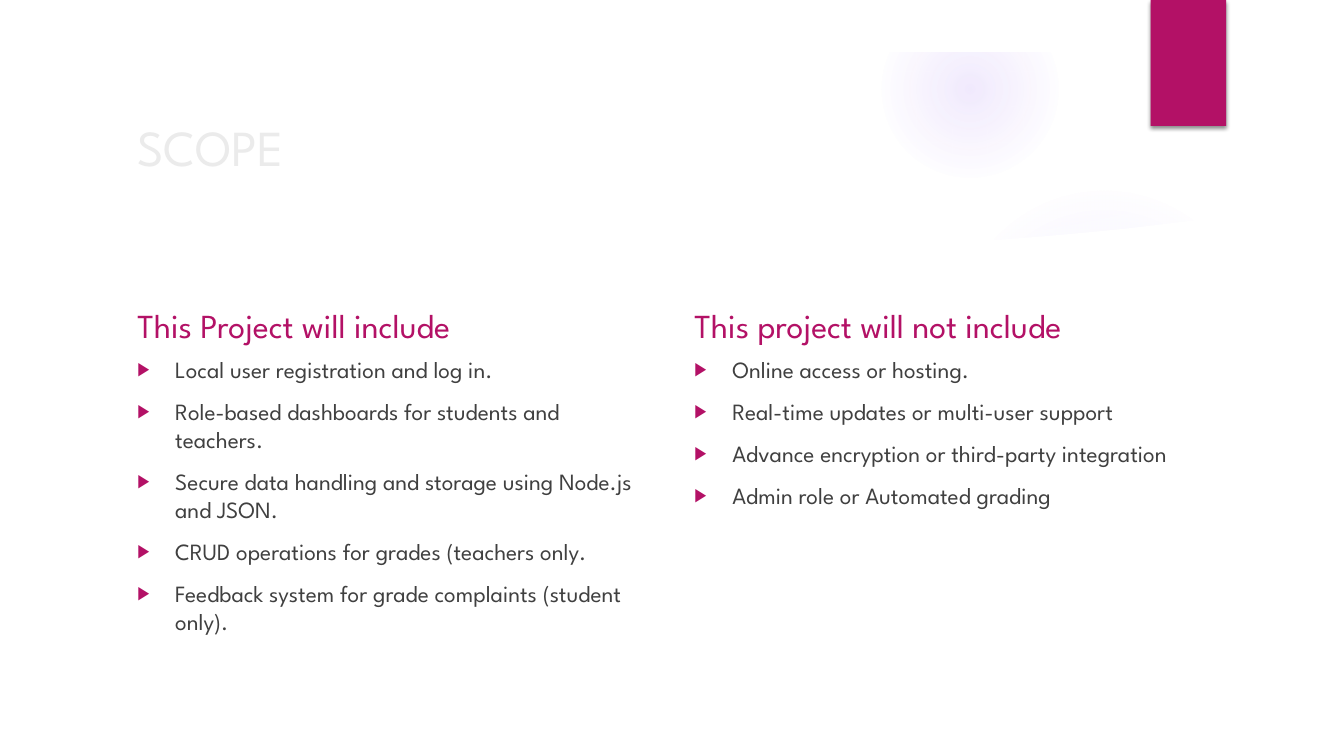
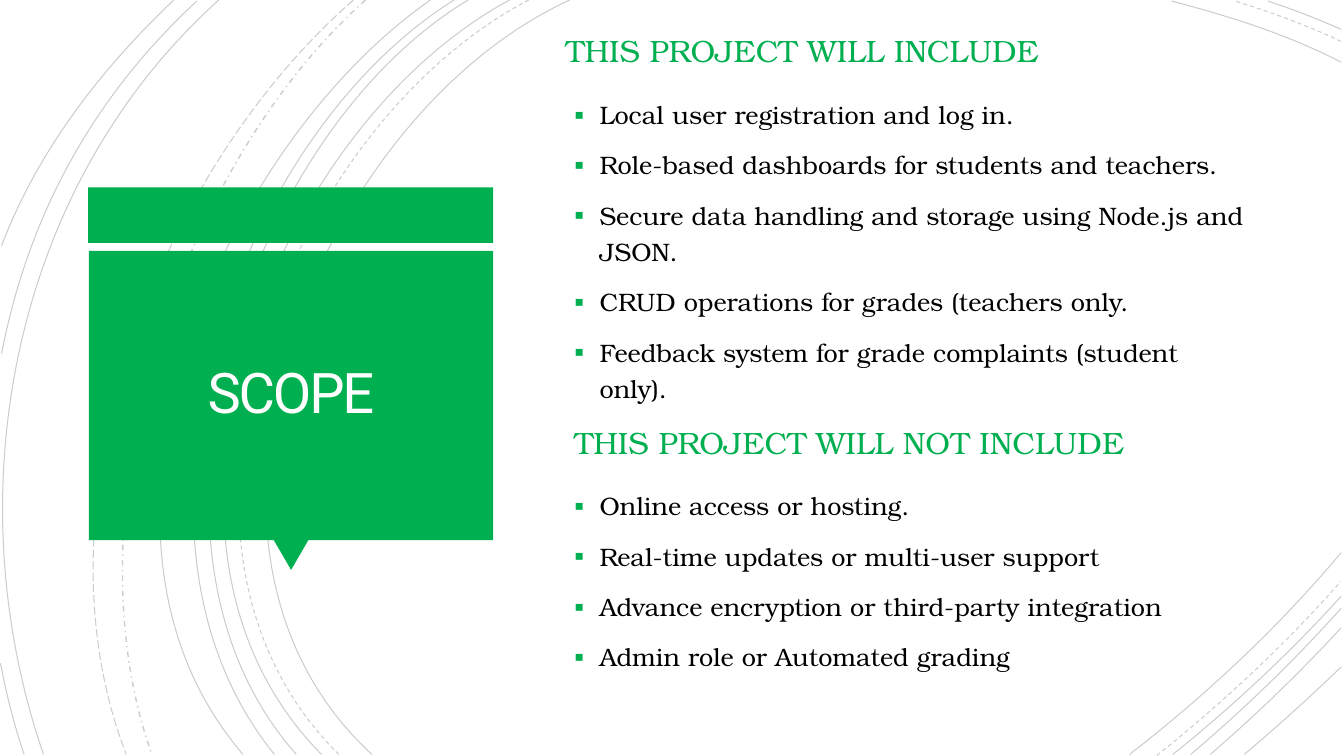
Before and after one commit to Meriki-Jubert/Our-project, a slide deck: slide 5 of Documentation/StudentHub.pptx (slide 2 before the commit). Drawn at 1344x756 pixels with LibreOffice and Linux fonts; fonts in the diff are those of the drawing; background and template pictures are left out. Boxes give left, top, right and bottom in pixels: in the first picture for what was removed or moved away, otherwise in the second. Text is boxed around its words. In the diff, an @@ line names an element or a change of style, - is before the commit and + after.

Commit message:
Student Hub Document Done

```diff
--- a/Documentation/StudentHub.pptx
+++ b/Documentation/StudentHub.pptx
@@ group removed at (0,0,1344,756): 5 ellipses, 3 freeform shapes @@
@@ group added at (0,0,1342,756): 21 freeform shapes @@
@@ text "THIS PROJECT WILL INCLUDE" at (566,40,1039,63): vertical alignment bottom to middle @@
@@ rectangle removed at (1150,0,1226,126) @@
@@ text at (566,40,1039,63): text changed; size 24 to 22 pt; font League Spartan to TeX Gyre Bonum; text colour #B31166 to #00B050 @@
-This Project will include
+THIS PROJECT WILL INCLUDE
@@ text "Local user registration and log ..." at (600,106,1243,368): size 16.6 to 18 pt, font League Spartan to TeX Gyre Bonum, text colour #404040 to #000000; bullet ▶ to ▪; line spacing 1 to 1.2; bullet colour #B31166 to #00B050 @@
@@ text "Local user registration and log ...": place and size @@
-text "Local user registration and log ..." at (175,362,632,635)
+text "Local user registration and log ..." at (600,106,1243,368)
@@ rectangle added at (89,188,494,243), fill #00B050 @@
@@ rectangle added at (89,251,493,540), fill #00B050 @@
@@ title "SCOPE": place and size @@
-title "SCOPE" at (127,107,1093,185)
+title "SCOPE" at (208,372,375,414)
@@ title "SCOPE" at (208,372,375,414): size 36 to 40 pt, font League Spartan to Roboto, text colour #EBEBEB to #FFFEFF, letter spacing 0 to -1.5 pt; alignment left to centre; line spacing 1 to 0.85 @@
@@ text "THIS PROJECT WILL NOT INCLUDE" at (574,432,1124,455): vertical alignment bottom to middle @@
@@ text at (574,432,1124,455): text changed; size 24 to 22 pt; font League Spartan to TeX Gyre Bonum; text colour #B31166 to #00B050 @@
-This project will not include
+THIS PROJECT WILL NOT INCLUDE
@@ text "Online access or hosting.": place and size @@
-text "Online access or hosting." at (732,362,1167,509)
+text "Online access or hosting." at (600,497,1162,672)
@@ text "Online access or hosting." at (600,497,1162,672): size 16.6 to 18 pt, font League Spartan to TeX Gyre Bonum, text colour #404040 to #000000; bullet ▶ to ▪; line spacing 1 to 1.2; bullet colour #B31166 to #00B050 @@
@@ triangle added at (273,540,309,571), fill #00B050 @@
```
Also in this commit, not shown: 1 other slide changed, 3 slides added, 3 other files.
